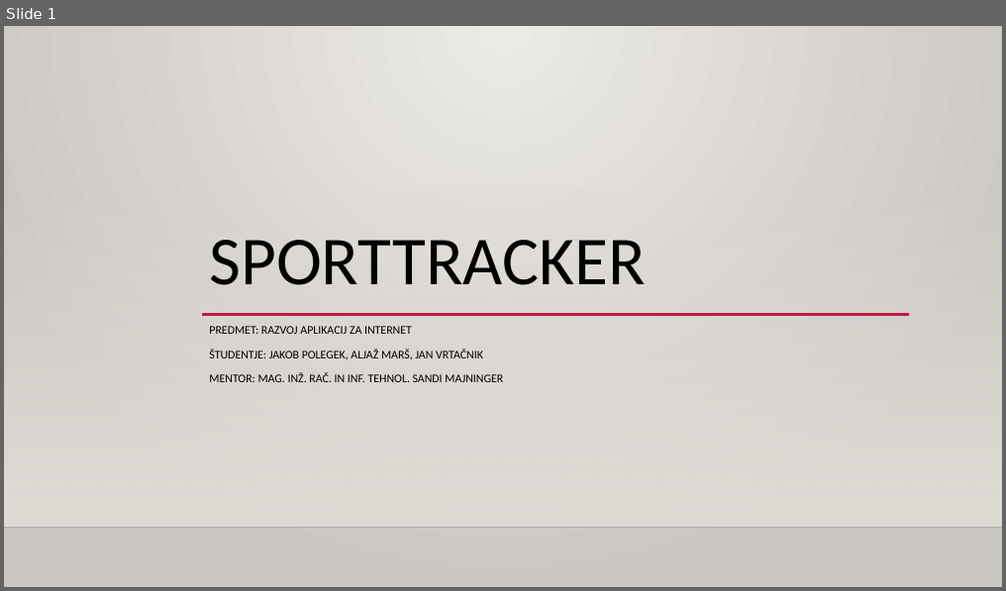
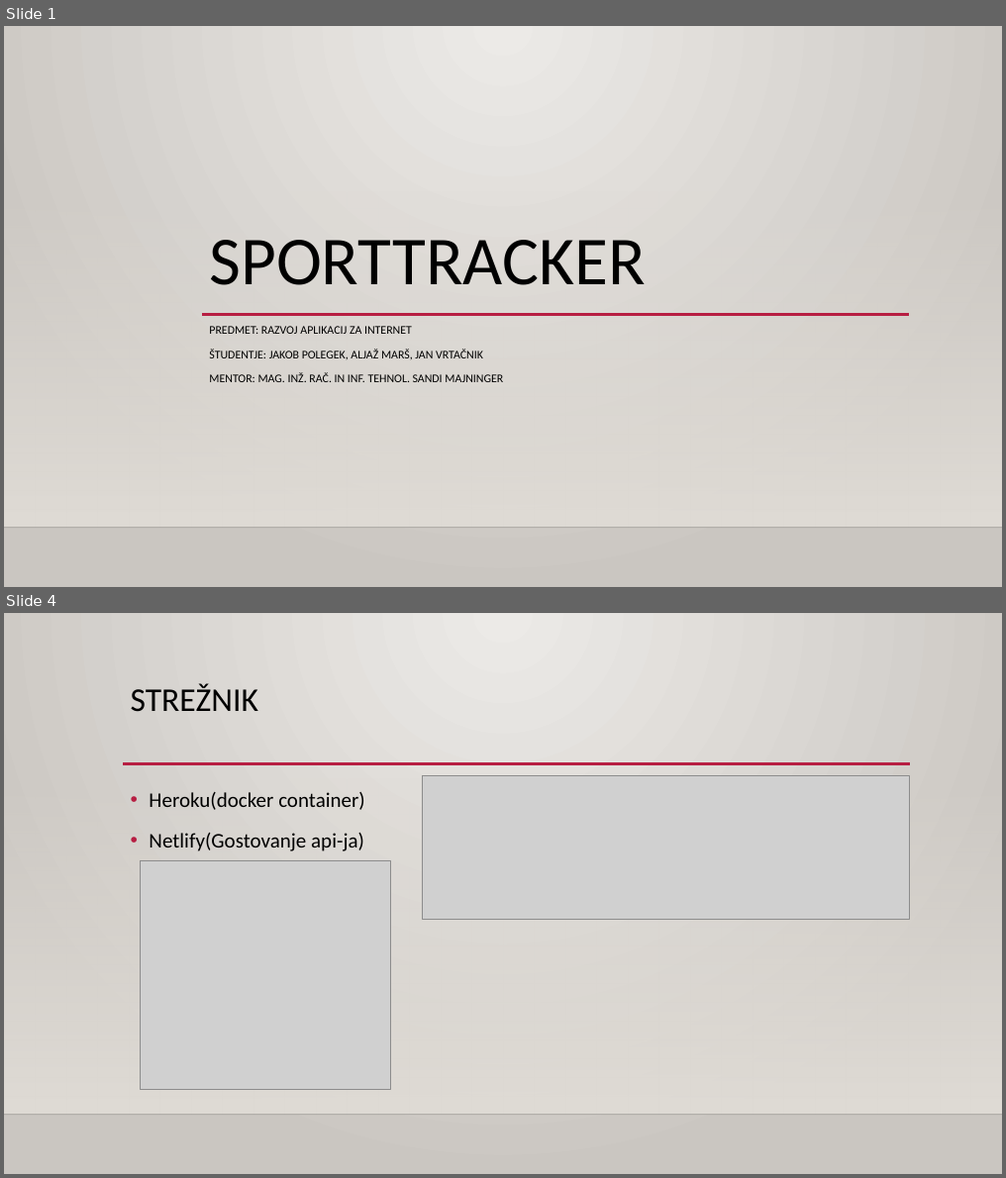
Before and after one commit to jakobpolegek/sporttracker, a slide deck: Sporttracker.pptx. Shown one above the other, each under a label of ours: slide 1 before the commit, slides 1 and 4 after it; the slides between them are not shown. The pictures are 1006x591 and 1006x1178 pixels, drawn with LibreOffice and Linux fonts; fonts in the diff are those of the drawing; grey boxes stand for pictures; background and template pictures are left out. Boxes give left, top, right and bottom in pixels: in the first picture for what was removed or moved away, otherwise in the second. Text is boxed around its words. In the diff, an @@ line names an element or a change of style, - is before the commit and + after.

```diff
--- a/Sporttracker.pptx
+++ b/Sporttracker.pptx
@@ slide 4 added at (x1=4, y1=613, x2=1002, y2=1174), background gradient #ECEAE7 to #CAC7C1; not listed: 2 template elements that a slide beside it also shows @@
@@ title added at (x1=131, y1=683, x2=258, y2=712), 32 pt, text #000000 @@
+STREŽNIK
@@ line added from (123, 764) to (910, 764), #B71E42 2.5 pt @@
@@ picture added at (x1=423, y1=776, x2=909, y2=919) @@
@@ text added at (x1=149, y1=792, x2=365, y2=852), 20 pt, text #000000 @@
+• Heroku(docker container)
+• Netlify(Gostovanje api-ja)
@@ picture added at (x1=141, y1=861, x2=390, y2=1090) @@
```
Also in this commit, not shown: 5 other slides added, 1 slide removed.
